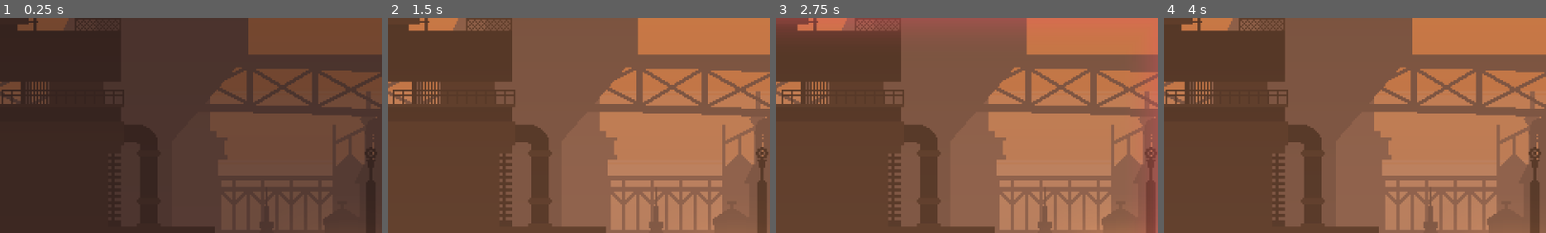
Above: before the commit, frames 1-4 (left to right).
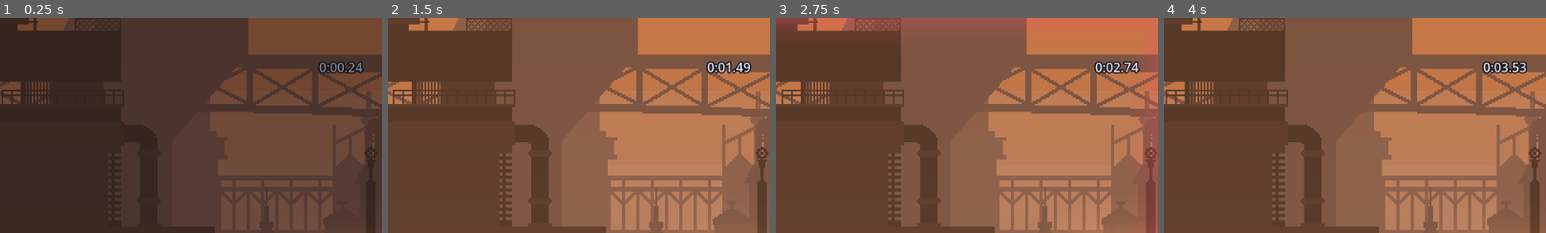
Above: after the commit, the same moments.

Repository: Athryell/GMTK-Game-Jam-2026
Game: Godot game, scene res://scenes/main.tscn
Two runs of this game, one before a commit and one after it. Both use one fixed random seed, a clock stepped at 60 frames per second and the inputs below. Sound files missing from this copy of the repository are replaced by a short silence.
Inputs (mouse positions are % of the whole screen's width and height, from its top left):
- Up to frame 1 (0.25 s): no input
- Up to frame 2 (1.5 s): move the mouse to (72, 45) at 0.52 s; hold Right (move_right) 0.53-1.25 s; hold Space (jump) 0.53-1.25 s; click (72, 45) at 0.67 s; drag from (30, 55) to (96, 76) at 1.27 s
- Up to frame 3 (2.75 s): move the mouse to (60, 28) at 2.02 s; hold Left (move_left) from 2.03 s (still down); hold Space (jump) from 2.03 s (still down)
- Up to frame 4 (4 s): release Left (move_left) at 2.75 s; release Space (jump) at 2.75 s; drag from (45, 70) to (20, 35) at 2.77 s; move the mouse to (80, 65) at 3.52 s; hold Right (move_right) from 3.53 s (still down); hold Space (jump) from 3.53 s (still down)
The pictures show only the part of the screen within x 50-100%, y 0-50%; the shares and areas given below are measured in that part.

The runs differ from the first frame. In frame 1, 0.5% of the frame differs, in the area x 83-96%, y 20-26%; in frame 2, 0.6%; in frame 3, 0.6%; in frame 4, 0.6%, in the area x 83-96%, y 20-27%.

Commit message:
Time the run and show it on the victory screen
Co-Authored-By: Claude Opus 5 <noreply@anthropic.com>

Diff:
--- a/hourglass_hero_godot/scenes/ui/hud.tscn
+++ b/hourglass_hero_godot/scenes/ui/hud.tscn
@@ -22,6 +22,21 @@
 theme_override_colors/font_color = Color(0.918, 0.941, 0.984, 1)
 theme_override_font_sizes/font_size = 16
 text = "1/12"
+
+[node name="TimeLabel" type="Label" parent="Root"]
+layout_mode = 1
+anchor_left = 1.0
+anchor_right = 1.0
+offset_left = -180.0
+offset_top = 50.0
+offset_right = -24.0
+offset_bottom = 74.0
+theme_override_colors/font_color = Color(0.918, 0.941, 0.984, 1)
+theme_override_colors/font_outline_color = Color(0.024, 0.031, 0.063, 1)
+theme_override_constants/outline_size = 6
+theme_override_font_sizes/font_size = 16
+text = "0:00.00"
+horizontal_alignment = 2
 
 [node name="Overlay" type="Label" parent="Root"]
 layout_mode = 1
--- a/hourglass_hero_godot/scripts/autoload/game.gd
+++ b/hourglass_hero_godot/scripts/autoload/game.gd
@@ -30,6 +30,11 @@
 ## Display names, parallel to `level_scenes`.
 var level_names: Array[String] = []
 var level_index := 0
+
+## Seconds played on the current run. Advanced by `main.gd` rather than here, so
+## the menu and the victory screen are not on the clock; only `start_run` puts it
+## back to zero.
+var run_time := 0.0
 
 ## Progression gate; everything is unlocked for now.
 var unlock_all := true
@@ -211,6 +216,13 @@
 
 # ----- Level lifecycle -------------------------------------------------------
 
+## Starts the clock over and drops into `index`. The only way into a level from
+## outside a run, so picking a level from the menu times that attempt too.
+func start_run(index: int) -> void:
+	run_time = 0.0
+	start_level(index)
+
+
 ## `keep_deaths` tells a retry from a fresh arrival: only `restart` passes it.
 func start_level(index: int, keep_deaths := false) -> void:
 	if not keep_deaths or index != level_index:
@@ -238,7 +250,7 @@
 
 func restart() -> void:
 	if status == Status.VICTORY:
-		start_level(0)
+		start_run(0)
 	else:
 		start_level(level_index, true)
 
@@ -280,6 +292,16 @@
 		return
 	next_plane = wanted
 	next_plane_changed.emit(next_plane)
+
+
+# ----- The clock -------------------------------------------------------------
+
+## A duration as `M:SS.CS`. Truncated rather than rounded, so what a run reads on
+## the last frame is never more than what it reads on the victory screen, and
+## minutes are not capped: a long run shows 12:04.37 rather than 0:724.37.
+static func format_time(seconds: float) -> String:
+	var cs := int(floorf(maxf(seconds, 0.0) * 100.0))
+	return "%d:%02d.%02d" % [cs / 6000, (cs / 100) % 60, cs % 100]
 
 
 # ----- The hourglass ---------------------------------------------------------
--- a/hourglass_hero_godot/scripts/main.gd
+++ b/hourglass_hero_godot/scripts/main.gd
@@ -49,6 +49,11 @@
 		_transition.clear()
 		_load_current_level()
 		return
+
+	# The run's clock. Counted from here, where a level is up, so the menu and the
+	# victory screen are off it; a level waiting for you to move still is not.
+	if Game.status == Game.Status.PLAY:
+		Game.run_time += delta
 
 	if _advance_timer > 0.0:
 		_advance_timer -= delta
--- a/hourglass_hero_godot/scripts/ui/hud.gd
+++ b/hourglass_hero_godot/scripts/ui/hud.gd
@@ -1,4 +1,4 @@
-## HUD: the sand gauge, the level name, and the victory screen.
+## HUD: the sand gauge, the level name, the run clock, and the victory screen.
 extends Control
 
 ## Centre of the sand gauge, in screen px. Editable on `Root` in `hud.tscn`.
@@ -18,6 +18,7 @@
 const CHARGED_GLOW_ALPHA := 0.45
 
 @onready var _level_label: Label = $LevelLabel
+@onready var _time_label: Label = $TimeLabel
 @onready var _overlay: Label = $Overlay
 @onready var _hint: Label = $Hint
 
@@ -37,6 +38,7 @@
 
 func _process(_delta: float) -> void:
 	_glow.visible = Game.feathered
+	_time_label.text = Game.format_time(Game.run_time)
 	queue_redraw()
 
 
@@ -76,4 +78,5 @@
 		Game.Status.DEAD, Game.Status.LEVEL_CLEAR:
 			_overlay.text = ""
 		Game.Status.VICTORY:
-			_overlay.text = "YOU MADE IT!\n\nPress R to play again    ESC for the menu"
+			_overlay.text = "YOU MADE IT!\n\nYour time: %s\n\nPress R to play again    ESC for the menu" \
+				% Game.format_time(Game.run_time)
--- a/hourglass_hero_godot/scripts/ui/main_menu.gd
+++ b/hourglass_hero_godot/scripts/ui/main_menu.gd
@@ -36,5 +36,5 @@
 func _start(index: int) -> void:
 	if Game.level_scenes.is_empty():
 		return
-	Game.start_level(index)
+	Game.start_run(index)
 	get_tree().change_scene_to_file(GAME_SCENE)
--- /dev/null
+++ b/hourglass_hero_godot/tests/run_clock_test.gd
@@ -0,0 +1,49 @@
+## Run clock test: how a duration is written out. Pure arithmetic, exits 1 on
+## failure.
+##
+##   godot --headless tests/run_clock_test.tscn
+extends Node
+
+var _failures := 0
+
+
+func _ready() -> void:
+	_check("a fresh run reads zero", Game.format_time(0.0) == "0:00.00",
+		Game.format_time(0.0))
+	_check("centiseconds", Game.format_time(1.23) == "0:01.23",
+		Game.format_time(1.23))
+	_check("the minute rolls over", Game.format_time(60.0) == "1:00.00",
+		Game.format_time(60.0))
+	_check("seconds are two digits", Game.format_time(65.5) == "1:05.50",
+		Game.format_time(65.5))
+	# The failure this guards: rounding here would print "0:60.00" a frame before
+	# the minute, and the last frame of a run would read more than the total.
+	_check("just under a minute stays in it", Game.format_time(59.999) == "0:59.99",
+		Game.format_time(59.999))
+	_check("minutes are not capped", Game.format_time(12 * 60.0 + 4.37) == "12:04.37",
+		Game.format_time(12 * 60.0 + 4.37))
+	_check("an hour keeps counting in minutes", Game.format_time(3600.0) == "60:00.00",
+		Game.format_time(3600.0))
+	_check("a negative duration cannot be printed", Game.format_time(-5.0) == "0:00.00",
+		Game.format_time(-5.0))
+
+	Game.run_time = 12.5
+	Game.start_run(0)
+	_check("starting a run puts the clock back", is_zero_approx(Game.run_time),
+		"%f" % Game.run_time)
+
+	_finish()
+
+
+func _check(label: String, ok: bool, detail := "") -> void:
+	if ok:
+		print("  ok   %s" % label)
+	else:
+		_failures += 1
+		print("  FAIL %s%s" % [label, "  (%s)" % detail if detail else ""])
+
+
+func _finish() -> void:
+	print("")
+	print("All checks passed." if _failures == 0 else "%d check(s) FAILED." % _failures)
+	get_tree().quit(1 if _failures > 0 else 0)
--- /dev/null
+++ b/hourglass_hero_godot/tests/run_clock_test.tscn
@@ -0,0 +1,6 @@
+[gd_scene load_steps=2 format=3]
+
+[ext_resource type="Script" path="res://tests/run_clock_test.gd" id="1_test"]
+
+[node name="RunClockTest" type="Node"]
+script = ExtResource("1_test")
Not shown, added: hourglass_hero_godot/tests/run_clock_test.gd.uid
